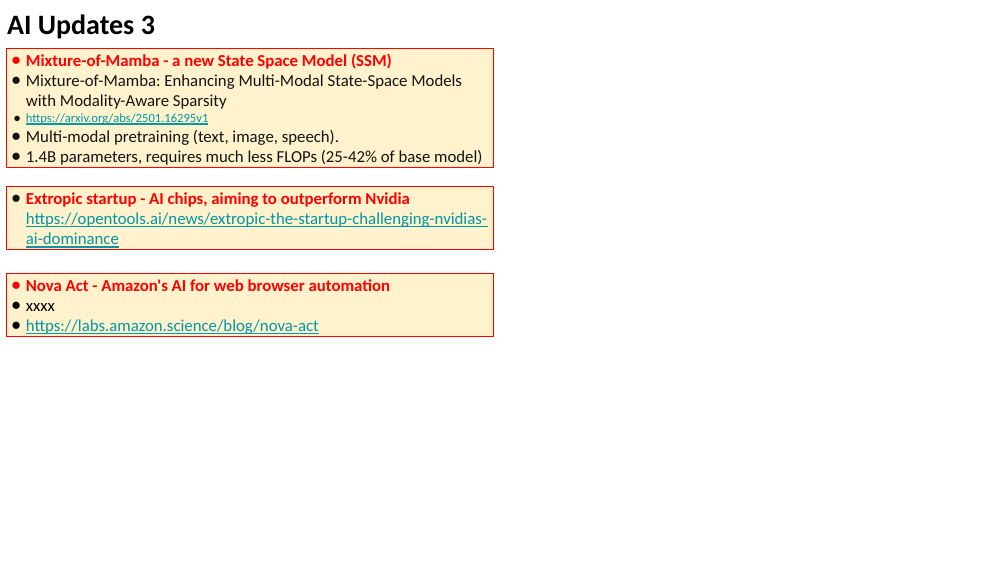
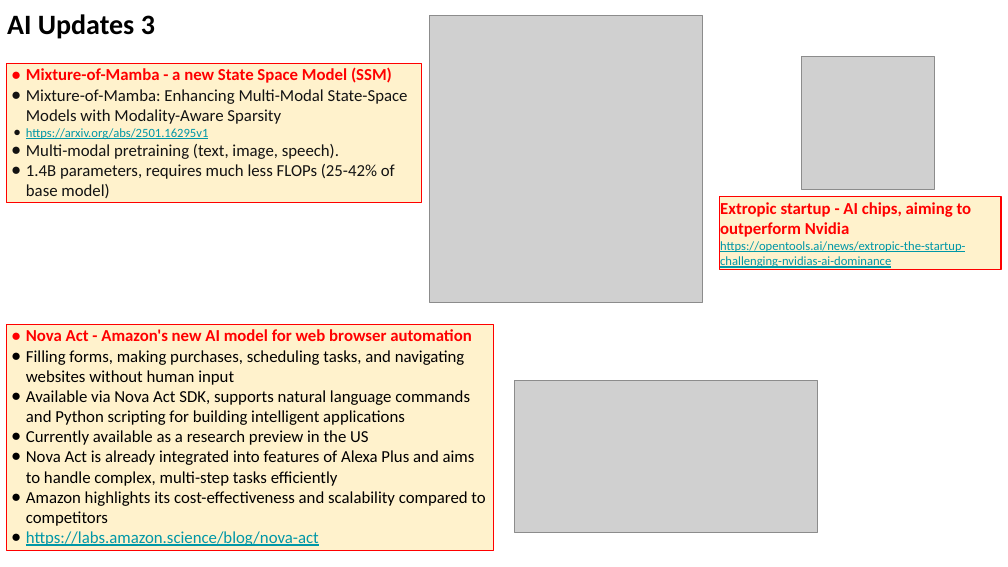
Before and after one commit to lselector/seminar, a slide deck: slide 11 of 2025/2025-04-04-AI-Updates.pptx (slide 10 before the commit). Drawn at 1008x567 pixels with LibreOffice and Linux fonts; fonts in the diff are those of the drawing; grey boxes stand for pictures. Boxes give left, top, right and bottom in pixels: in the first picture for what was removed or moved away, otherwise in the second. Text is boxed around its words. In the diff, an @@ line names an element or a change of style, - is before the commit and + after.

Commit message:
update

```diff
--- a/2025/2025-04-04-AI-Updates.pptx
+++ b/2025/2025-04-04-AI-Updates.pptx
@@ picture added at bbox=[429, 15, 702, 302] @@
@@ picture added at bbox=[801, 56, 934, 190] @@
@@ rectangle "Mixture-of-Mamba - a new State ...": place and size @@
-rectangle "Mixture-of-Mamba - a new State ..." at bbox=[6, 48, 494, 167]
+rectangle "Mixture-of-Mamba - a new State ..." at bbox=[6, 64, 421, 203]
@@ rectangle "Extropic startup - AI chips, ...": place and size @@
-rectangle "Extropic startup - AI chips, ..." at bbox=[6, 186, 494, 250]
+rectangle "Extropic startup - AI chips, ..." at bbox=[719, 197, 1001, 270]
@@ rectangle "Extropic startup - AI chips, ..." at bbox=[719, 197, 1001, 270]: size 12 to 9 pt in "https://opentools.ai/news/extropic-the-startup-challenging-n ..."; bullet ● to none @@
@@ rectangle removed at bbox=[6, 274, 494, 338] @@
-● Nova Act - Amazon's AI for web browser automation
-● xxxx
-● https://labs.amazon.science/blog/nova-act
@@ rectangle added at bbox=[6, 325, 494, 550], fill #FFF2CC, outline #FF0000 0.75 pt, 12 pt, text #000000 @@
+● Nova Act - Amazon's new AI model for web browser automation
+● Filling forms, making purchases, scheduling tasks, and navigating websites without human input
+● Available via Nova Act SDK, supports natural language commands and Python scripting for building intelligent applications
+● Currently available as a research preview in the US
+● Nova Act is already integrated into features of Alexa Plus and aims to handle complex, multi-step tasks efficiently
+● Amazon highlights its cost-effectiveness and scalability compared to competitors
+● https://labs.amazon.science/blog/nova-act
@@ picture added at bbox=[514, 381, 817, 532] @@
```
Also in this commit, not shown: 6 other slides changed, 3 slides added.
